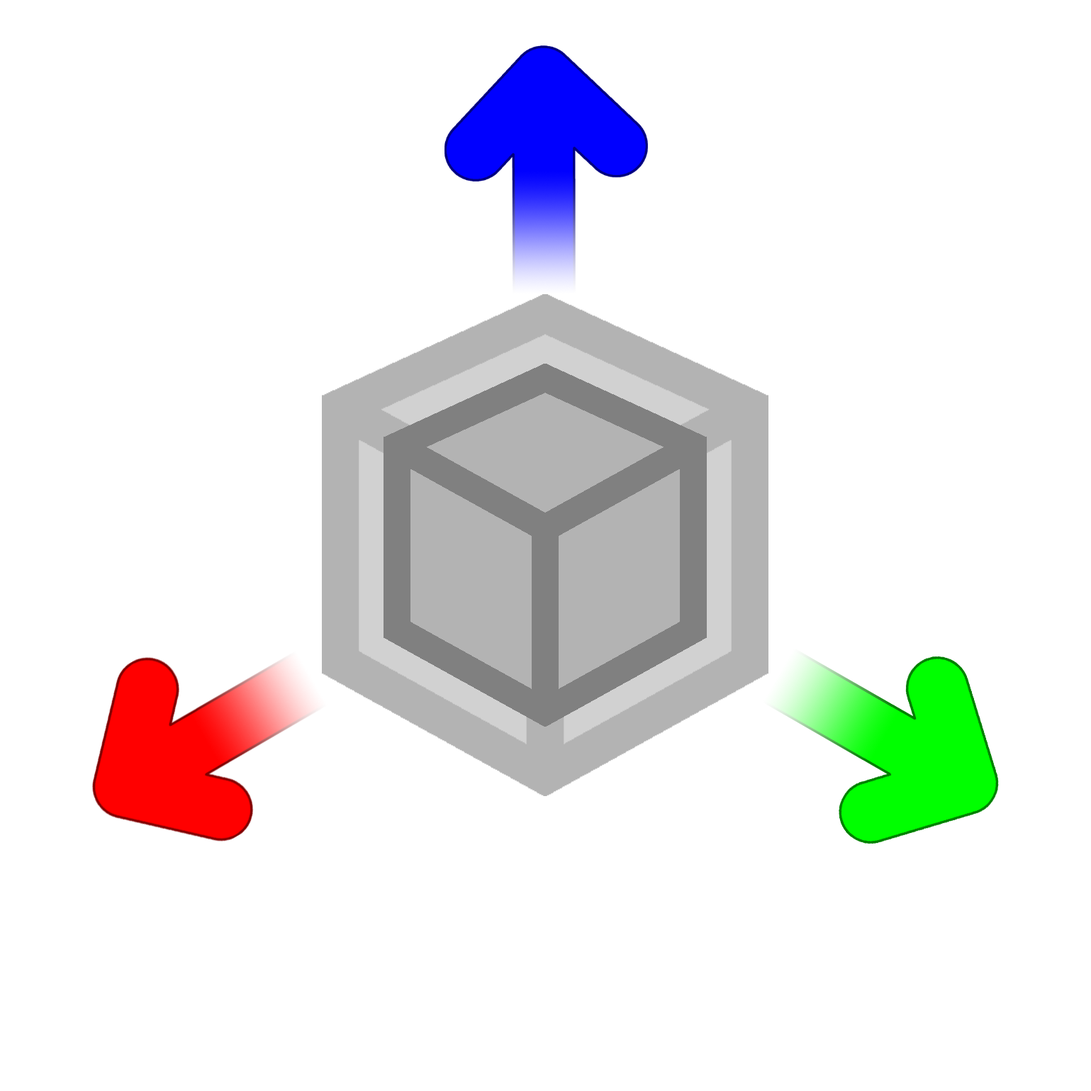
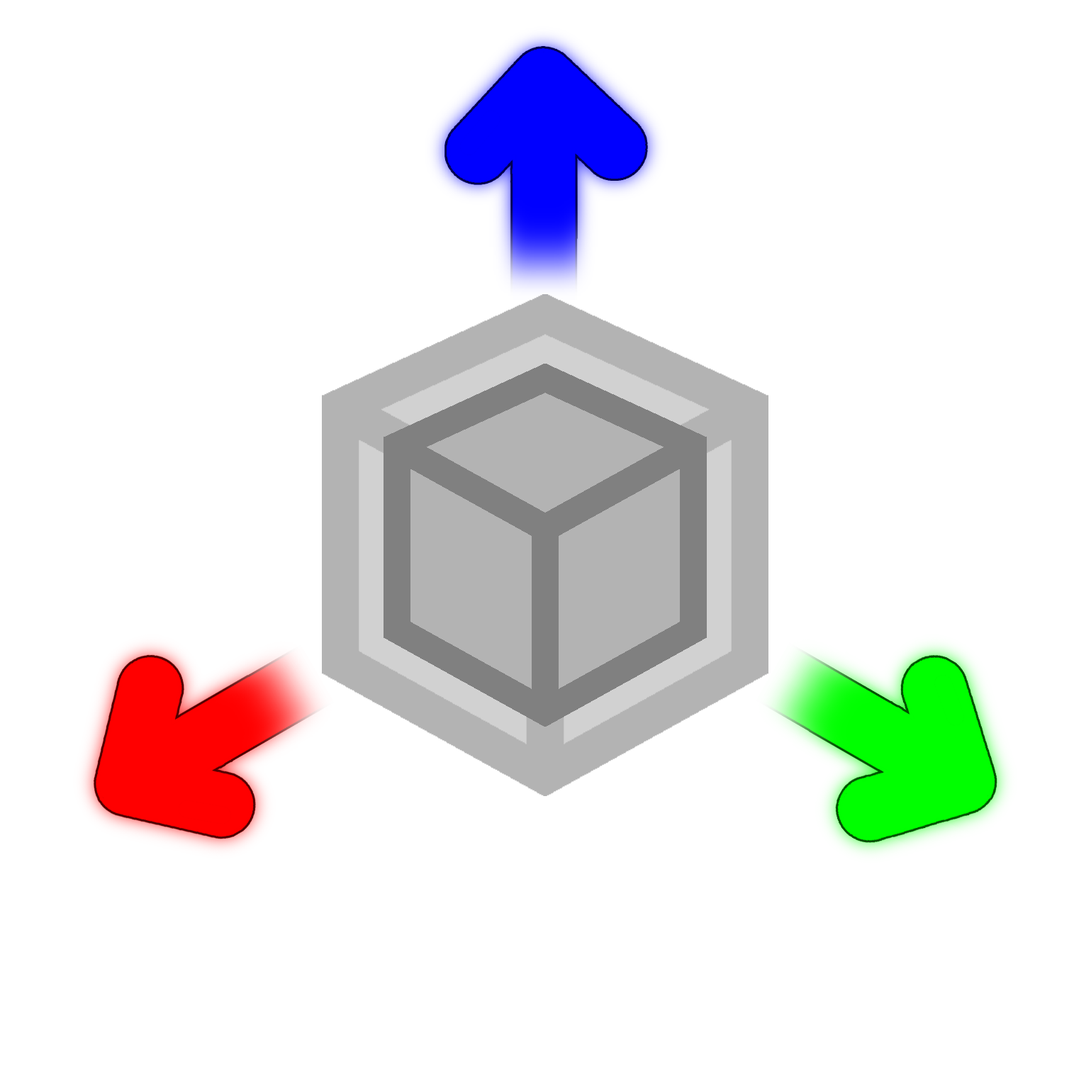
Revision of a layered 1091x1091 image; what changed, layer by layer:
added layer "Color Fill 6" in group "Arrows" over [427, 29, 665, 296]
hid "Color Fill 1" over [91, 651, 328, 843]
added layer "Color Fill 5" in group "Arrows" over [760, 638, 1015, 861]
hid "Color Fill 2" over [763, 648, 1000, 845]
added layer "Color Fill 4" in group "Arrows" over [77, 639, 331, 857]
hid "Color Fill 3" over [444, 45, 649, 295]
